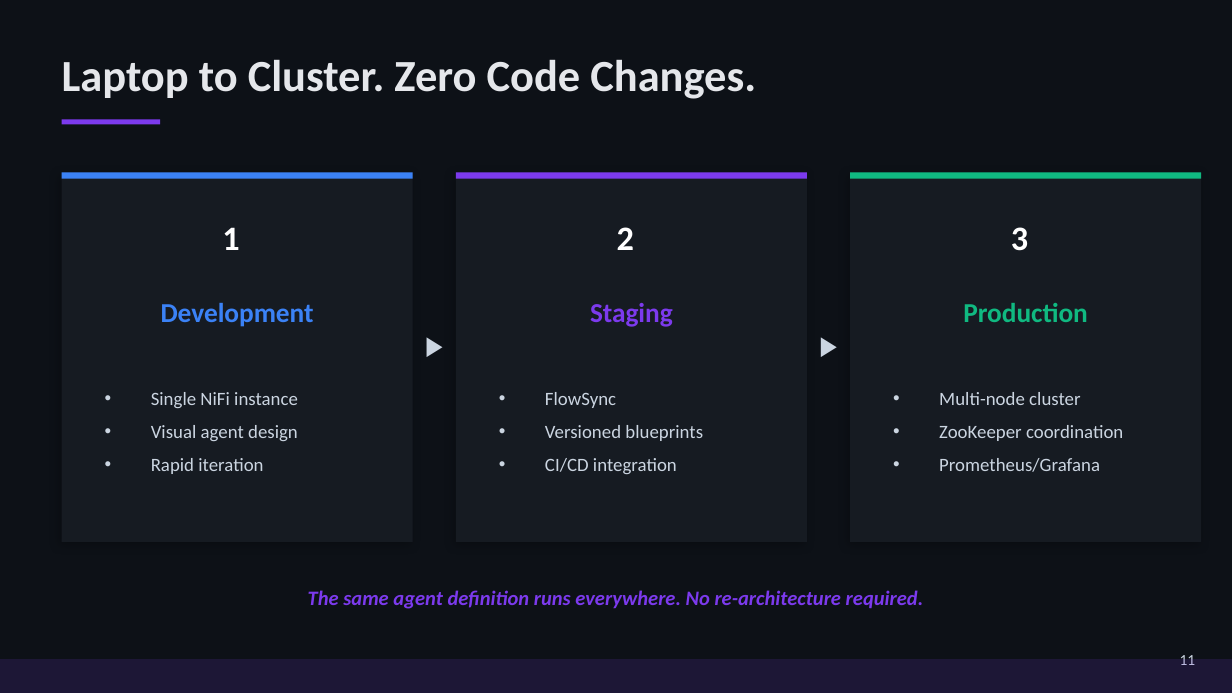
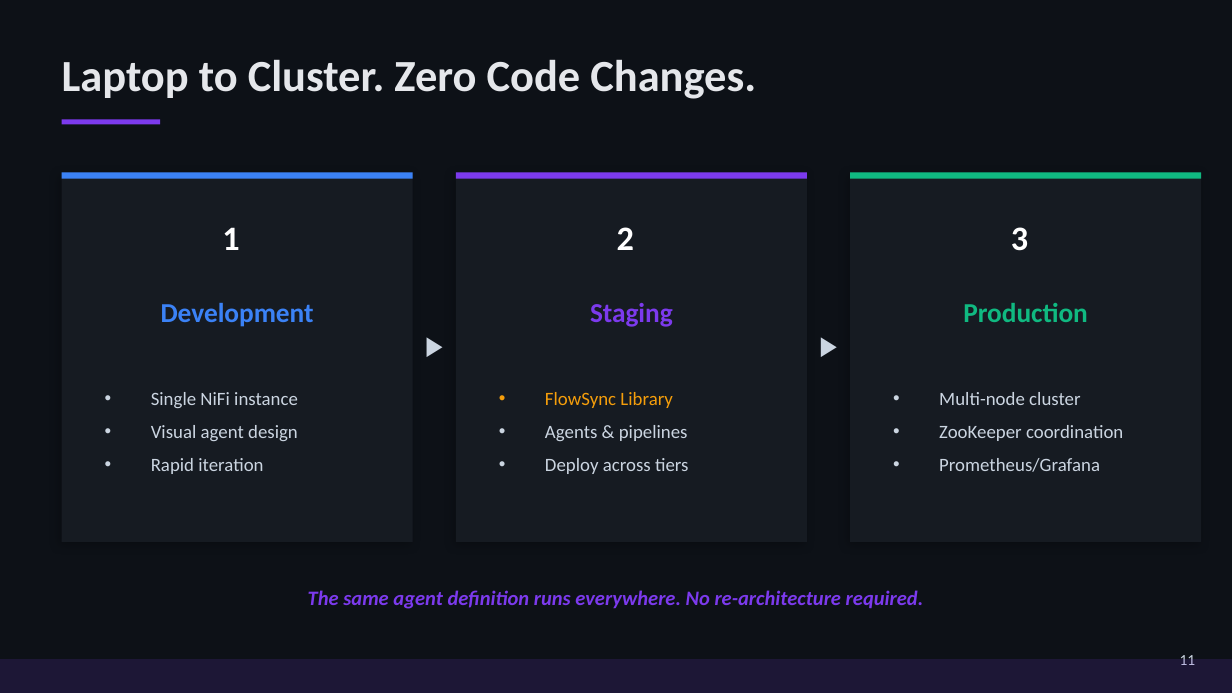
Before and after one commit to bjkolly/agentflow-nifi, a slide deck: slide 13 of docs/agentflow-executive-deck.pptx (slide 11 before the commit). Drawn at 1232x693 pixels with LibreOffice and Linux fonts; fonts in the diff are those of the drawing. Boxes give left, top, right and bottom in pixels: in the first picture for what was removed or moved away, otherwise in the second. Text is boxed around its words. In the diff, an @@ line names an element or a change of style, - is before the commit and + after.

```diff
--- a/docs/agentflow-executive-deck.pptx
+++ b/docs/agentflow-executive-deck.pptx
@@ text at [545, 392, 688, 474]: text changed @@
-• FlowSync
-• Versioned blueprints
-• CI/CD integration
+• FlowSync Library
+• Agents & pipelines
+• Deploy across tiers
```
Also in this commit, not shown: 4 other slides changed, 2 slides added, 14 other files.
